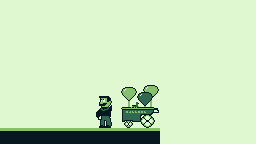
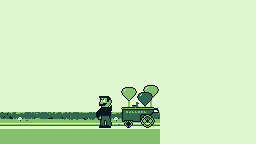
Before/after of a 256 × 144 layered artwork. What changed in the layer stack:
hid group "Grounds" (11 layers) over left=0, top=128, right=160, bottom=144
painted on "Man" over left=99, top=100, right=112, bottom=119
painted on "Cart" over left=126, top=116, right=153, bottom=127
added layer "Grounds2" above "Backgrounds" over left=0, top=112, right=160, bottom=144
